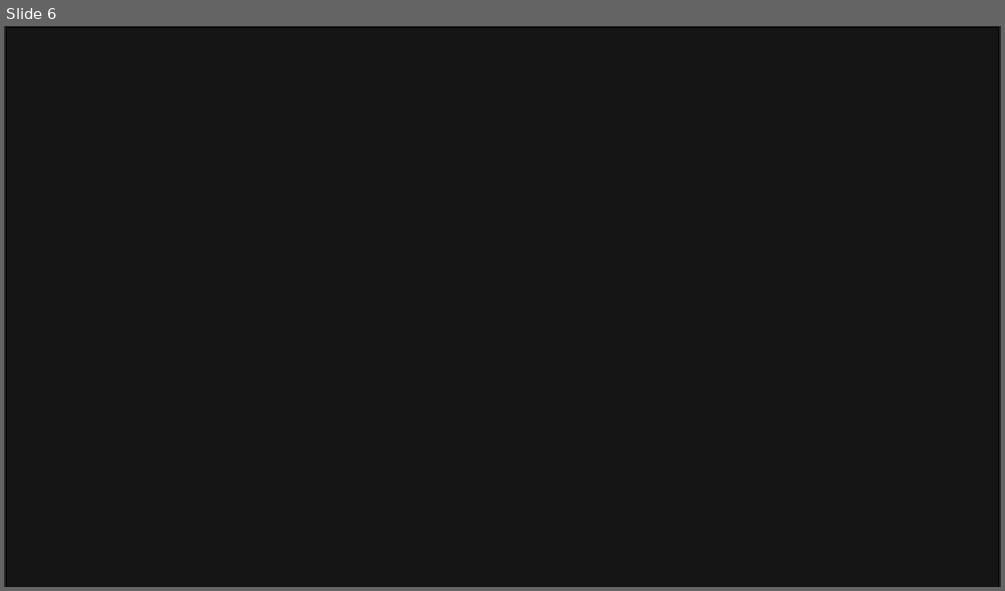
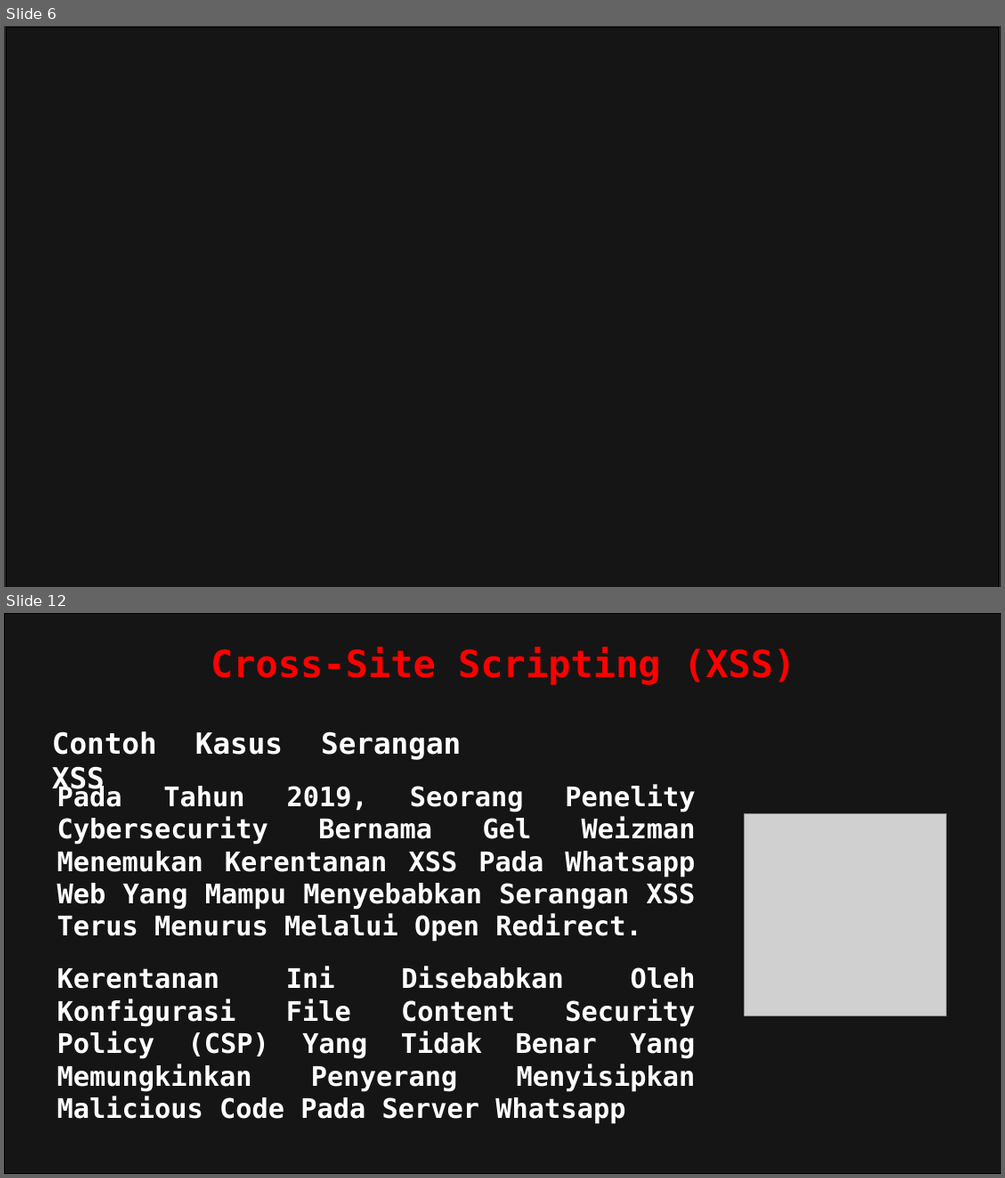
Before and after one commit to Fhreiz77/Watson-Scroll-Fesnuk-, a slide deck: John/PPT_Tugas_Serangan.pptx. Shown one above the other, each under a label of ours: slide 6 before the commit, slides 6 and 12 after it; the slides between them are not shown. The pictures are 1005x591 and 1005x1178 pixels, drawn with LibreOffice and Linux fonts; fonts in the diff are those of the drawing; grey boxes stand for pictures; background and template pictures are left out; a plain dark background stands for a picture behind light text. Boxes give left, top, right and bottom in pixels: in the first picture for what was removed or moved away, otherwise in the second. Text is boxed around its words. In the diff, an @@ line names an element or a change of style, - is before the commit and + after.

```diff
--- a/John/PPT_Tugas_Serangan.pptx
+++ b/John/PPT_Tugas_Serangan.pptx
@@ slide 12 added at <box>4,613,1001,1174</box>, background picture (left out) @@
@@ rectangle added at <box>4,614,1001,1174</box>, fill #000000 at 50% opacity, outline #000000 1 pt @@
@@ text added at <box>210,647,795,685</box>, 36 pt, text #FF0000, bold @@
+Cross-Site Scripting (XSS)
@@ text added at <box>52,731,461,872</box>, 28 pt, text #FFFFFF, bold @@
+Contoh Kasus Serangan XSS
@@ text added at <box>57,784,696,941</box>, 26 pt, text #FFFFFF, bold @@
+Pada Tahun 2019, Seorang Penelity Cybersecurity Bernama Gel Weizman Menemukan Kerentanan XSS Pada Whatsapp Web Yang Mampu Menyebabkan Serangan XSS Terus Menurus Melalui Open Redirect.
@@ picture added at <box>744,813,947,1016</box> @@
@@ text added at <box>57,966,696,1123</box>, 26 pt, text #FFFFFF, bold @@
+Kerentanan Ini Disebabkan Oleh Konfigurasi File Content Security Policy (CSP) Yang Tidak Benar Yang Memungkinkan Penyerang Menyisipkan Malicious Code Pada Server Whatsapp
```
Also in this commit, not shown: 6 slides changed, 5 other slides added, 5 other files.
